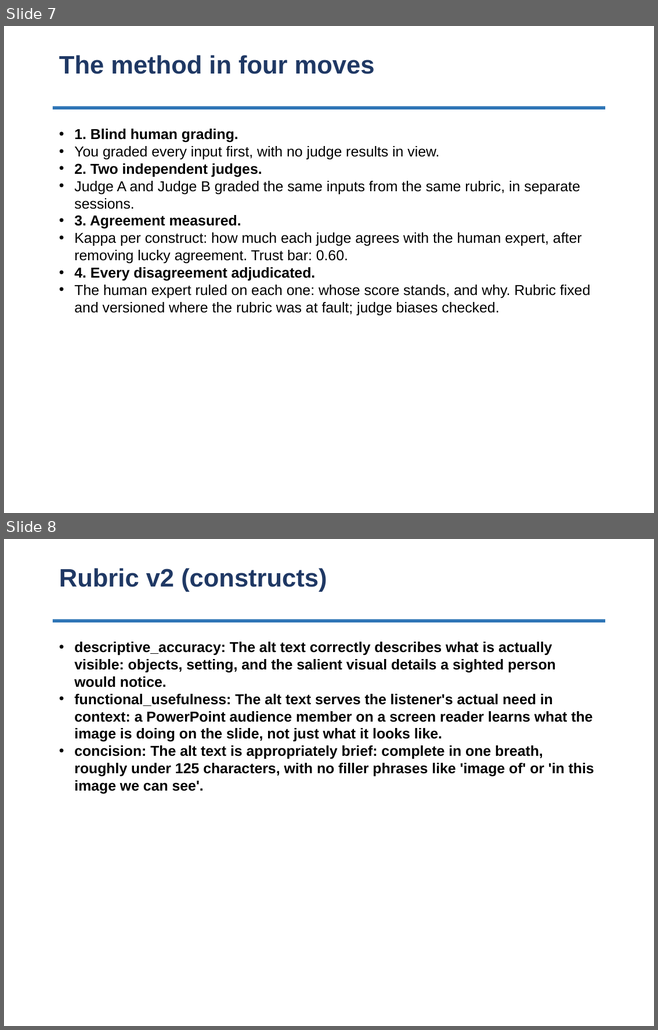
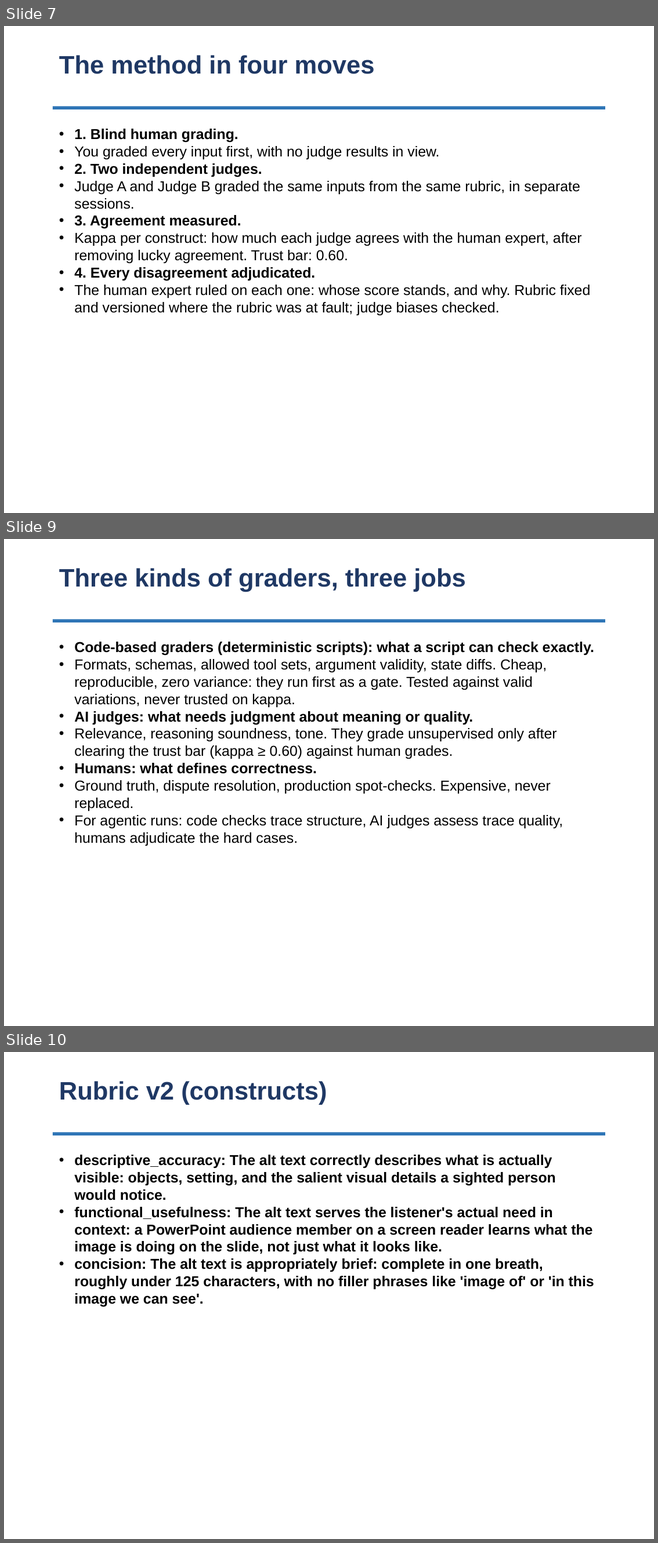
Before and after one commit to matthewp603/ppt-alt-text-ai-eval, a slide deck: eval-deck.pptx. Shown one above the other, each under a label of ours: slides 7 and 8 before the commit, slides 7, 9 and 10 after it; the slides between them are not shown. The pictures are 658x1030 and 658x1543 pixels, drawn with LibreOffice and Linux fonts; fonts in the diff are those of the drawing. Boxes give left, top, right and bottom in pixels: in the first picture for what was removed or moved away, otherwise in the second. Text is boxed around its words. In the diff, an @@ line names an element or a change of style, - is before the commit and + after.

```diff
--- a/eval-deck.pptx
+++ b/eval-deck.pptx
@@ slide 9 added at (4, 539, 654, 1026), background #FFFFFF @@
@@ text added at (59, 568, 465, 592), 28 pt, text #1F3864, bold @@
+Three kinds of graders, three jobs
@@ rectangle added at (53, 620, 605, 623), fill #2E75B6 @@
@@ text added at (74, 642, 594, 846), 16 pt, text #000000 @@
+• Code-based graders (deterministic scripts): what a script can check exactly.
+• Formats, schemas, allowed tool sets, argument validity, state diffs. Cheap, reproducible, zero variance: they run first as a gate. Tested against valid variations, never trusted on kappa.
+• AI judges: what needs judgment about meaning or quality.
+• Relevance, reasoning soundness, tone. They grade unsupervised only after clearing the trust bar (kappa ≥ 0.60) against human grades.
+• Humans: what defines correctness.
+• Ground truth, dispute resolution, production spot-checks. Expensive, never replaced.
+• For agentic runs: code checks trace structure, AI judges assess trace quality, humans adjudicate the hard cases.
@@ what was slide 8 is now slide 10 @@
```
Also in this commit, not shown: 1 slide changed, 1 other slide added, 7 other files.
